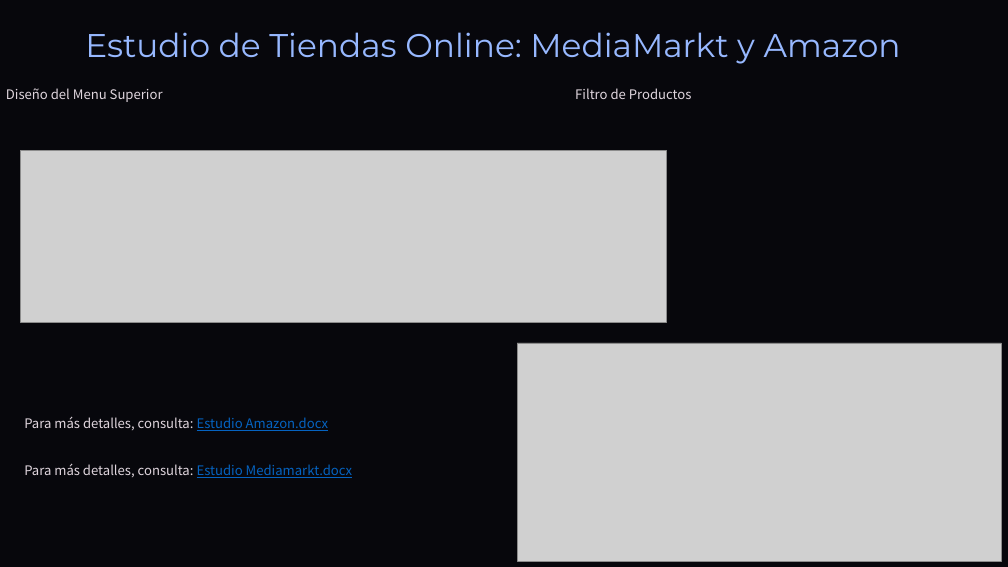
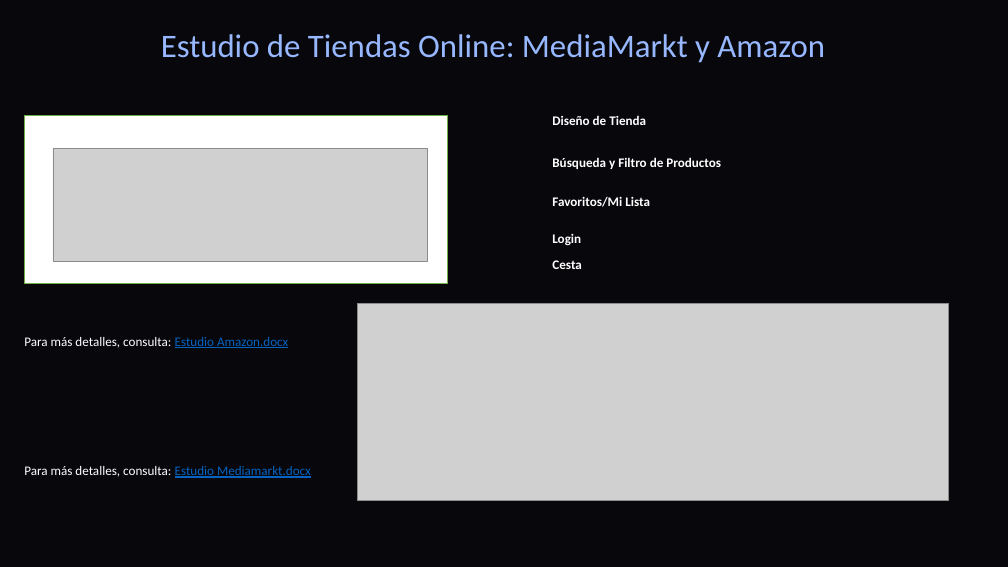
Before and after one commit to DavidCorredorMiguel/proyectogrupo2, a slide deck: slide 8 of Tech-and-Learn-Innovacion-y-Aprendizaje-en-E-commerce (1).pptx. Drawn at 1008x567 pixels with LibreOffice and Linux fonts; fonts in the diff are those of the drawing; grey boxes stand for pictures; background and template pictures are left out. Boxes give left, top, right and bottom in pixels: in the first picture for what was removed or moved away, otherwise in the second. Text is boxed around its words. In the diff, an @@ line names an element or a change of style, - is before the commit and + after.

```diff
--- a/Tech-and-Learn-Innovacion-y-Aprendizaje-en-E-commerce (1).pptx
+++ b/Tech-and-Learn-Innovacion-y-Aprendizaje-en-E-commerce (1).pptx
@@ text "Estudio de Tiendas Online: MediaMarkt ..." at bbox=[161, 34, 825, 63]: font Montserrat to Calibri @@
@@ rectangle added at bbox=[25, 115, 448, 284], fill #FFFFFF, outline #70AD47 1 pt @@
@@ text at bbox=[552, 115, 646, 125]: text changed; font Noto Sans CJK TC to Calibri; text colour #E0D6DE to #FFFFFF; bold on @@
-Diseño del Menu Superior
+Diseño de Tienda
@@ picture added at bbox=[53, 148, 427, 261] @@
@@ picture removed at bbox=[21, 150, 667, 323] @@
@@ text at bbox=[552, 157, 721, 169]: text changed; font Noto Sans CJK TC to Calibri; text colour #E0D6DE to #FFFFFF; bold on @@
-Filtro de Productos
+Búsqueda y Filtro de Productos
@@ text added at bbox=[552, 197, 650, 207], 15 pt, text #FFFFFF, bold @@
+Favoritos/Mi Lista
@@ text added at bbox=[552, 234, 581, 246], 15 pt, text #FFFFFF, bold @@
+Login
@@ text added at bbox=[552, 260, 581, 269], 15 pt, text #FFFFFF, bold @@
+Cesta
@@ picture added at bbox=[358, 304, 949, 500] @@
@@ text "Para más detalles, consulta: Estudio ..." at bbox=[24, 337, 288, 348]: font Noto Sans CJK TC to Calibri; text colour #E0D6DE to #FFFFFF in "Para más detalles, consulta:" @@
@@ text "Para más detalles, consulta: Estudio ...": place and size @@
-text "Para más detalles, consulta: Estudio ..." at bbox=[24, 417, 328, 431]
+text "Para más detalles, consulta: Estudio ..." at bbox=[24, 337, 288, 348]
@@ picture removed at bbox=[517, 343, 1001, 561] @@
@@ text "Para más detalles, consulta: Estudio ..." at bbox=[24, 466, 311, 478]: font Noto Sans CJK TC to Calibri; text colour #E0D6DE to #FFFFFF in "Para más detalles, consulta:" @@
```
Also in this commit, not shown: 12 other slides changed, 3 slides removed, 2 other files.
